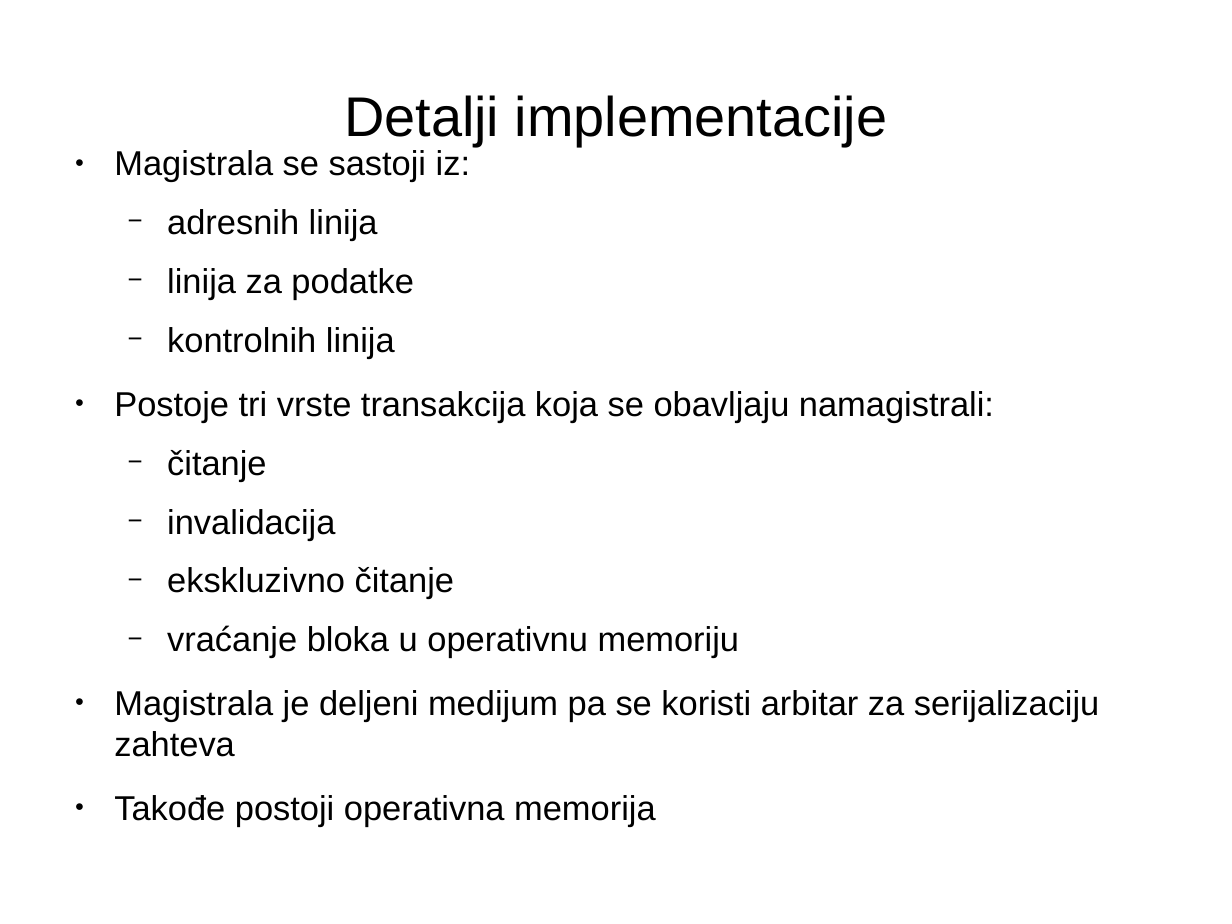
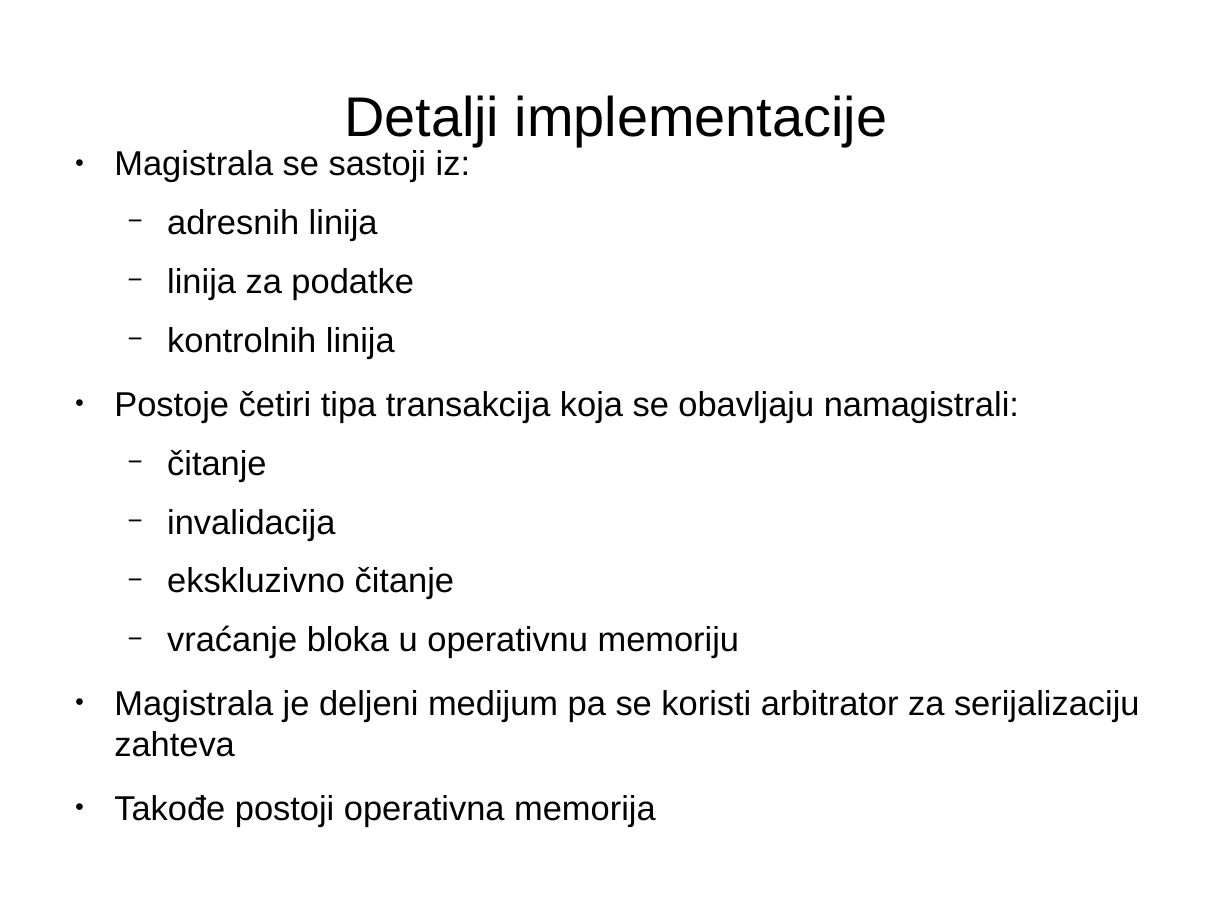
Before and after one commit to jovan-djukic/bachelorThesis, a slide deck: slide 17 of documentation/presentation/BachelorThesis.odp. Drawn at 1232x924 pixels with LibreOffice and Linux fonts; fonts in the diff are those of the drawing. Boxes give left, top, right and bottom in pixels: in the first picture for what was removed or moved away, otherwise in the second. Text is boxed around its words. In the diff, an @@ line names an element or a change of style, - is before the commit and + after.

```diff
--- a/documentation/presentation/BachelorThesis.odp
+++ b/documentation/presentation/BachelorThesis.odp
@@ text at [114,391,1019,422]: text changed @@
-● Postoje tri vrste transakcija koja se obavljaju namagistrali:
+● Postoje četiri tipa transakcija koja se obavljaju namagistrali:
@@ text at [114,690,1140,757]: text changed @@
-● Magistrala je deljeni medijum pa se koristi arbitar za serijalizaciju zahteva
+● Magistrala je deljeni medijum pa se koristi arbitrator za serijalizaciju zahteva
```
Also in this commit, not shown: 16 other slides changed, 7 other files.
